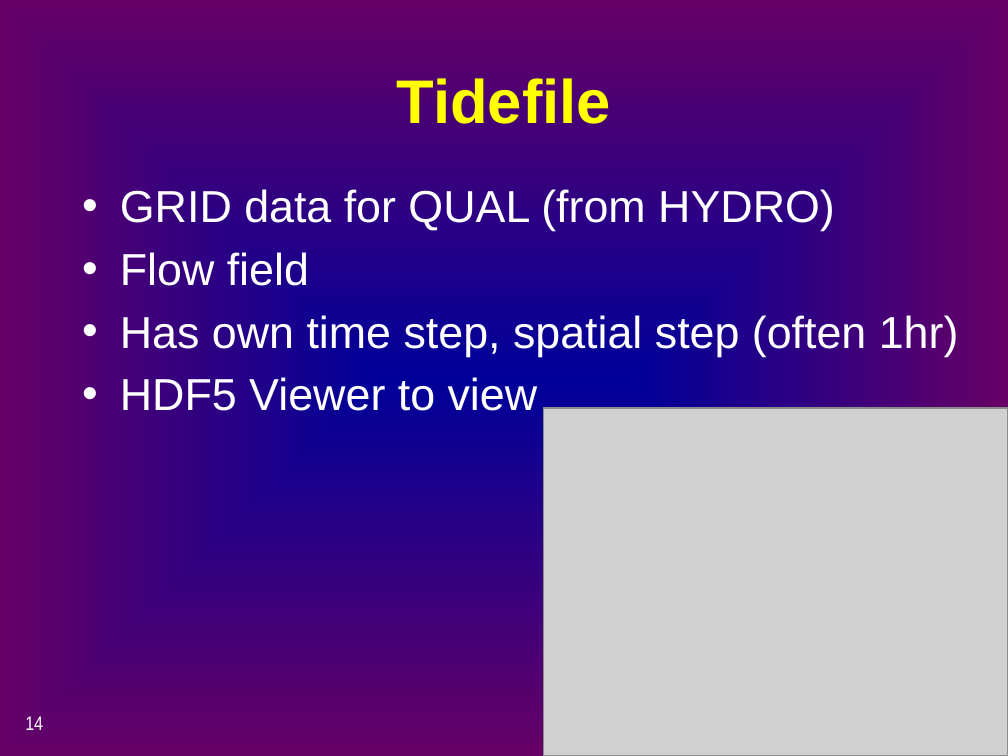
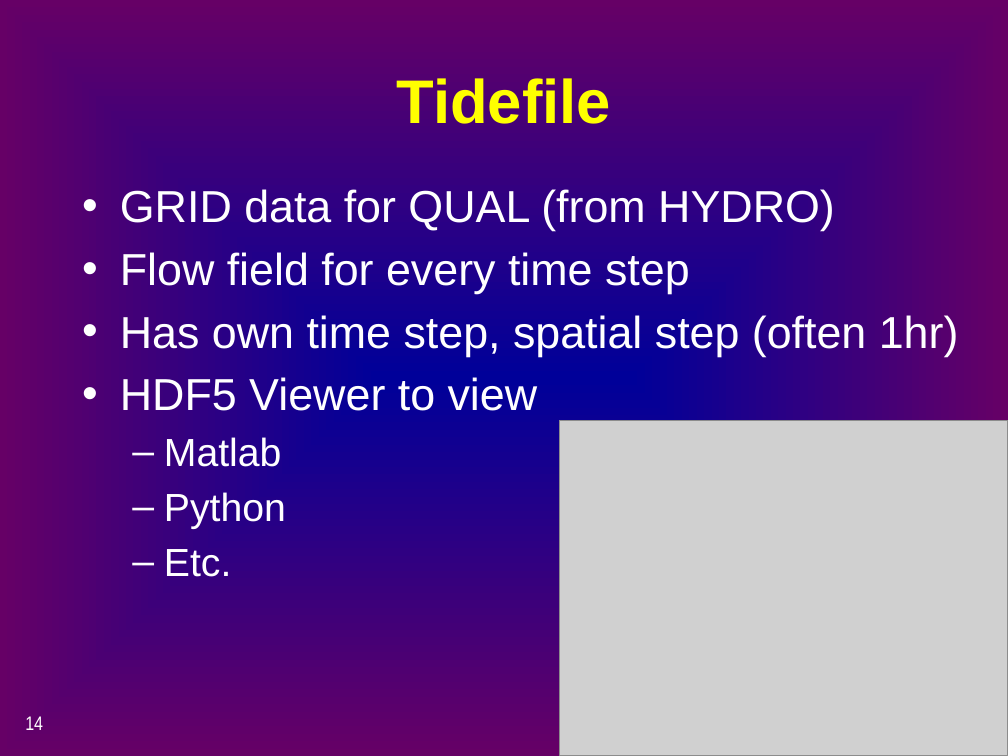
Before and after one commit to CADWRDeltaModeling/dsm2, a slide deck: slide 14 of dsm2/presentations/p4_simulation_data.pptx. Drawn at 1008x756 pixels with LibreOffice and Linux fonts; fonts in the diff are those of the drawing; grey boxes stand for pictures. Boxes give left, top, right and bottom in pixels: in the first picture for what was removed or moved away, otherwise in the second. Text is boxed around its words. In the diff, an @@ line names an element or a change of style, - is before the commit and + after.

```diff
--- a/dsm2/presentations/p4_simulation_data.pptx
+++ b/dsm2/presentations/p4_simulation_data.pptx
@@ text at [120, 252, 690, 294]: text changed @@
-• Flow field
+• Flow field for every time step
@@ text at [164, 437, 286, 577]: paragraphs added @@
+  – Matlab
+  – Python
+  – Etc.
@@ picture: place and size @@
-picture at [543, 408, 1008, 756]
+picture at [559, 420, 1008, 756]
```
Also in this commit, not shown: 14 other slides changed, 4 slides added, 4 slides removed, 2 other files.
